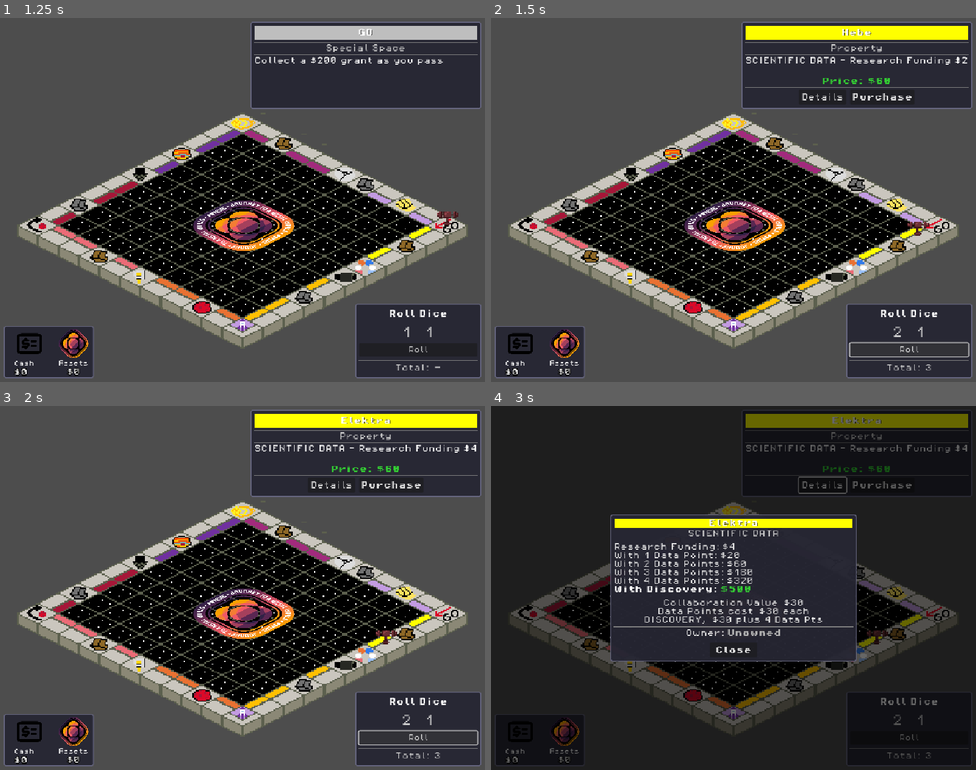
Above: before the commit, frames 1-4 (two rows, left to right).
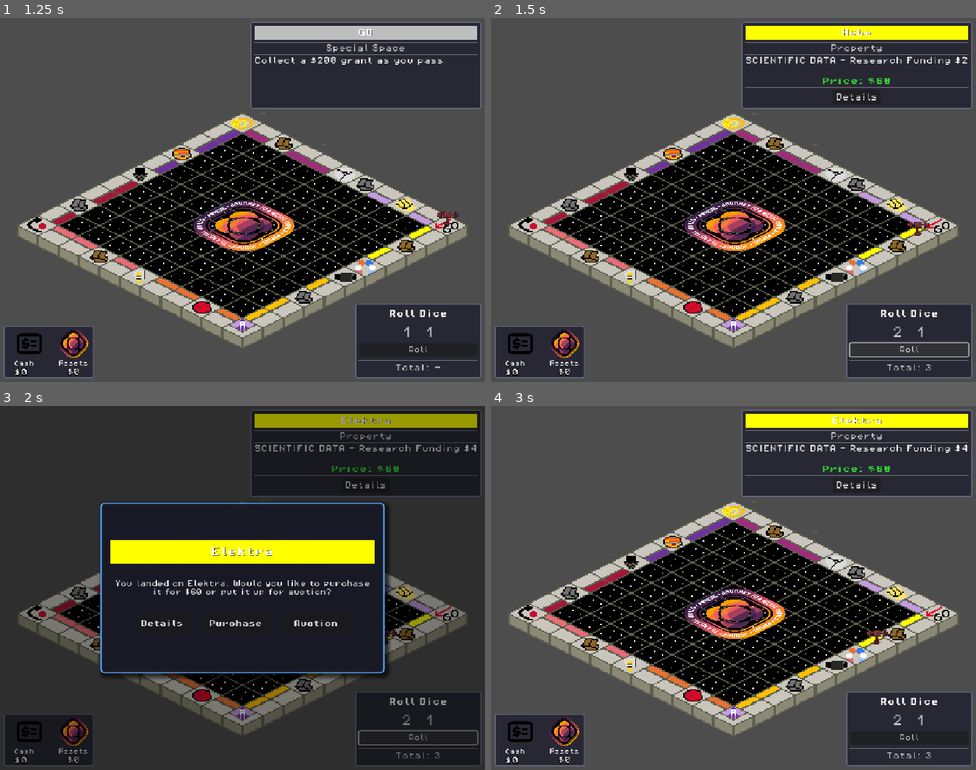
Above: after the commit, the same moments.

Repository: MissionToPsyche-Platinum/platinum_24d_game_psycheopoly-psb
Game: Godot game, scene res://scenes/StartMenu.tscn
Two runs of this game, one before a commit and one after it. Both use one fixed random seed, a clock stepped at 60 frames per second and the inputs below.
Inputs:
- Up to frame 1 (1.25 s): click "Start" at 0.5 s
- Up to frame 2 (1.5 s): click "Roll" at 1.25 s
- Up to frame 3 (2 s): no input
- Up to frame 4 (3 s): click "Details" at 2 s; click "Purchase" at 2.75 s

Frame 1 is identical in both runs. In frame 2, 0.2% of the frame differs, in the area x 64-87%, y 20-23%; in frame 3, 83%; in frame 4, 94%, in the area x 0-100%, y 0-100%.

Commit message:
feat: implement space action popup and integrate with board logic

Diff:
--- /dev/null
+++ b/scenes/SpaceActionPopup.tscn
@@ -0,0 +1,146 @@
+[gd_scene load_steps=5 format=3 uid="uid://bwau46p8j2n3a"]
+
+[ext_resource type="Script" path="res://scripts/ui/space_action_popup.gd" id="1_script"]
+[ext_resource type="FontFile" uid="uid://bsp5euc03804b" path="res://assets/fonts/PixelOperator8.ttf" id="2_font"]
+[ext_resource type="FontFile" uid="uid://owxfk1xj8tvy" path="res://assets/fonts/PixelOperator8-Bold.ttf" id="3_font_bold"]
+
+[sub_resource type="StyleBoxFlat" id="StyleBoxFlat_panel"]
+bg_color = Color(0.1, 0.1, 0.15, 0.98)
+border_width_left = 3
+border_width_top = 3
+border_width_right = 3
+border_width_bottom = 3
+border_color = Color(0.3, 0.6, 0.9, 1)
+corner_radius_top_left = 8
+corner_radius_top_right = 8
+corner_radius_bottom_right = 8
+corner_radius_bottom_left = 8
+shadow_size = 10
+shadow_offset = Vector2(5, 5)
+
+[node name="SpaceActionPopup" type="CanvasLayer"]
+layer = 100
+script = ExtResource("1_script")
+
+[node name="Control" type="Control" parent="."]
+layout_mode = 3
+anchors_preset = 15
+anchor_right = 1.0
+anchor_bottom = 1.0
+grow_horizontal = 2
+grow_vertical = 2
+
+[node name="ColorRect" type="ColorRect" parent="Control"]
+layout_mode = 1
+anchors_preset = 15
+anchor_right = 1.0
+anchor_bottom = 1.0
+grow_horizontal = 2
+grow_vertical = 2
+color = Color(0, 0, 0, 0.4)
+
+[node name="PanelContainer" type="Panel" parent="Control"]
+layout_mode = 1
+anchors_preset = 8
+anchor_left = 0.5
+anchor_top = 0.5
+anchor_right = 0.5
+anchor_bottom = 0.5
+offset_left = -300.0
+offset_top = -180.0
+offset_right = 300.0
+offset_bottom = 180.0
+grow_horizontal = 2
+grow_vertical = 2
+theme_override_styles/panel = SubResource("StyleBoxFlat_panel")
+
+[node name="MarginContainer" type="MarginContainer" parent="Control/PanelContainer"]
+layout_mode = 1
+anchors_preset = 15
+anchor_right = 1.0
+anchor_bottom = 1.0
+grow_horizontal = 2
+grow_vertical = 2
+theme_override_constants/margin_left = 20
+theme_override_constants/margin_top = 20
+theme_override_constants/margin_right = 20
+theme_override_constants/margin_bottom = 20
+
+[node name="VBoxContainer" type="VBoxContainer" parent="Control/PanelContainer/MarginContainer"]
+layout_mode = 2
+theme_override_constants/separation = 15
+alignment = 1
+
+[node name="ColorBar" type="ColorRect" parent="Control/PanelContainer/MarginContainer/VBoxContainer"]
+custom_minimum_size = Vector2(0, 50)
+layout_mode = 2
+color = Color(0.4, 0.7, 1, 1)
+
+[node name="SpaceName" type="Label" parent="Control/PanelContainer/MarginContainer/VBoxContainer/ColorBar"]
+layout_mode = 1
+anchors_preset = 15
+anchor_right = 1.0
+anchor_bottom = 1.0
+grow_horizontal = 2
+grow_vertical = 2
+theme_override_colors/font_shadow_color = Color(0, 0, 0, 0.5)
+theme_override_fonts/font = ExtResource("3_font_bold")
+theme_override_font_sizes/font_size = 20
+text = "Space Name"
+horizontal_alignment = 1
+vertical_alignment = 1
+autowrap_mode = 3
+
+[node name="HSeparator" type="HSeparator" parent="Control/PanelContainer/MarginContainer/VBoxContainer"]
+layout_mode = 2
+
+[node name="ActionDescription" type="Label" parent="Control/PanelContainer/MarginContainer/VBoxContainer"]
+layout_mode = 2
+theme_override_fonts/font = ExtResource("2_font")
+theme_override_font_sizes/font_size = 14
+text = "You landed on this space. What would you like to do?"
+horizontal_alignment = 1
+autowrap_mode = 3
+
+[node name="HSeparator2" type="HSeparator" parent="Control/PanelContainer/MarginContainer/VBoxContainer"]
+layout_mode = 2
+
+[node name="ButtonContainer" type="HBoxContainer" parent="Control/PanelContainer/MarginContainer/VBoxContainer"]
+layout_mode = 2
+theme_override_constants/separation = 20
+alignment = 1
+
+[node name="DetailsButton" type="Button" parent="Control/PanelContainer/MarginContainer/VBoxContainer/ButtonContainer"]
+custom_minimum_size = Vector2(120, 50)
+layout_mode = 2
+theme_override_fonts/font = ExtResource("3_font_bold")
+theme_override_font_sizes/font_size = 14
+text = "Details"
+
+[node name="PurchaseButton" type="Button" parent="Control/PanelContainer/MarginContainer/VBoxContainer/ButtonContainer"]
+custom_minimum_size = Vector2(150, 50)
+layout_mode = 2
+theme_override_fonts/font = ExtResource("3_font_bold")
+theme_override_font_sizes/font_size = 14
+text = "Purchase"
+
+[node name="PayButton" type="Button" parent="Control/PanelContainer/MarginContainer/VBoxContainer/ButtonContainer"]
+custom_minimum_size = Vector2(150, 50)
+layout_mode = 2
+theme_override_fonts/font = ExtResource("3_font_bold")
+theme_override_font_sizes/font_size = 14
+text = "Pay"
+
+[node name="AuctionButton" type="Button" parent="Control/PanelContainer/MarginContainer/VBoxContainer/ButtonContainer"]
+custom_minimum_size = Vector2(150, 50)
+layout_mode = 2
+theme_override_fonts/font = ExtResource("3_font_bold")
+theme_override_font_sizes/font_size = 14
+text = "Auction"
+
+[node name="CloseButton" type="Button" parent="Control/PanelContainer/MarginContainer/VBoxContainer/ButtonContainer"]
+custom_minimum_size = Vector2(150, 50)
+layout_mode = 2
+theme_override_fonts/font = ExtResource("3_font_bold")
+theme_override_font_sizes/font_size = 14
+text = "Close"
--- a/scenes/SpaceInfoPanel.tscn
+++ b/scenes/SpaceInfoPanel.tscn
@@ -122,10 +122,3 @@
 theme_override_fonts/font = ExtResource("2_font")
 theme_override_font_sizes/font_size = 16
 text = "Details"
-
-[node name="PurchaseButton" type="Button" parent="Control/PanelContainer/MarginContainer/VBoxContainer/ButtonContainer"]
-custom_minimum_size = Vector2(100, 32)
-layout_mode = 2
-theme_override_fonts/font = ExtResource("3_font_bold")
-theme_override_font_sizes/font_size = 16
-text = "Purchase"
--- a/scripts/core/board.gd
+++ b/scripts/core/board.gd
@@ -1,4 +1,7 @@
 extends Node2D
+
+# Load core classes
+const SpaceData = preload("res://scripts/core/space_data.gd")
 
 # Reference to the piece
 var piece: Node2D = null
@@ -18,6 +21,10 @@
 # Money HUD reference and scene
 const MoneyHUDScene = preload("res://scenes/MoneyHUD.tscn")
 var money_hud: Control = null
+
+# Space action popup reference and scene
+const SpaceActionPopupScene = preload("res://scenes/SpaceActionPopup.tscn")
+var space_action_popup: CanvasLayer = null
 
 # Mouse interaction state
 var hovered_tile: Vector2i = Vector2i(-1, -1)
@@ -53,9 +60,15 @@
 	# Instantiate the money HUD
 	_setup_money_hud()
 
+	# Instantiate space action popup
+	_setup_space_action_popup()
+
 	# Connect piece's space_changed signal to update the panel (only when no tile selected)
 	if space_info_panel:
 		piece.space_changed.connect(_on_piece_space_changed)
+
+	# Connect piece's movement_finished signal to show action popup
+	piece.movement_finished.connect(_on_piece_movement_finished)
 
 	# Start the piece at position (10, 0) on the board (space 0 - GO)
 	piece.move_to(10, 0)
@@ -95,9 +108,61 @@
 	get_tree().root.call_deferred("add_child", canvas_layer)
 
 
+func _setup_space_action_popup() -> void:
+	space_action_popup = SpaceActionPopupScene.instantiate()
+	get_tree().root.call_deferred("add_child", space_action_popup)
+
+	# Connect signals
+	space_action_popup.purchase_pressed.connect(_on_purchase_pressed)
+	space_action_popup.auction_pressed.connect(_on_auction_pressed)
+	space_action_popup.pay_pressed.connect(_on_pay_pressed)
+	space_action_popup.close_pressed.connect(_on_close_pressed)
+
+
 func _initial_panel_update() -> void:
 	if space_info_panel and piece:
 		space_info_panel.update_space_display(piece.board_space)
+
+
+func _on_piece_movement_finished(space_num: int) -> void:
+	print("Piece finished moving at space: ", space_num)
+
+	# Special handling for "Solar Storm" (Go to Jail/Launch Pad)
+	if space_num == 30:
+		print("Solar Storm! Transporting to Launch Pad...")
+		# Teleport to space 10 (Launch Pad)
+		if piece:
+			piece.teleport_to_space(10)
+		return # The teleport will trigger a new movement_finished signal
+
+	if space_action_popup:
+		space_action_popup.show_actions(space_num)
+
+
+func _on_purchase_pressed(space_num: int) -> void:
+	print("Player wants to purchase space: ", space_num)
+
+
+func _on_auction_pressed(space_num: int) -> void:
+	print("Auction started for space: ", space_num)
+	# TODO: Implement auction system logic
+
+
+func _on_pay_pressed(space_num: int) -> void:
+	print("Player paying for space: ", space_num)
+	var space_info = SpaceData.get_space_info(space_num)
+	var amount = space_info.get("amount", 0)
+
+	if amount > 0:
+		var player_idx = 0 # Assume player 1 for now
+		GameState.players[player_idx].balance -= amount
+		print("Paid $%d for %s" % [amount, space_info.name])
+		# Update HUD
+		GameState.player_money_updated.emit(GameState.players[player_idx])
+
+
+func _on_close_pressed() -> void:
+	print("Player closed the action popup")
 
 
 func _on_piece_space_changed(space_num: int) -> void:
--- a/scripts/core/piece.gd
+++ b/scripts/core/piece.gd
@@ -33,6 +33,20 @@
 	board_space = get_space_from_coords(x, y)
 	update_position()
 	space_changed.emit(board_space)
+
+
+# Move the piece to a specific space number immediately
+func teleport_to_space(space_num: int) -> void:
+	board_space = space_num % 40
+	var new_coords := get_coords_from_space(board_space)
+	board_x = new_coords.x
+	board_y = new_coords.y
+	update_position()
+	space_changed.emit(board_space)
+	# Also emit movement_finished so any landing logic can trigger again if needed
+	# In this case of "Go to Jail", we might want it to NOT trigger again immediately,
+	# or handle it carefully in board.gd.
+	movement_finished.emit(board_space)
 
 
 # Convert (x, y) coordinates to board space number (0-39)
--- /dev/null
+++ b/scripts/ui/space_action_popup.gd
@@ -0,0 +1,133 @@
+extends CanvasLayer
+
+signal purchase_pressed(space_num: int)
+signal auction_pressed(space_num: int)
+signal pay_pressed(space_num: int)
+signal close_pressed()
+
+# Load space data
+const SpaceData = preload("res://scripts/core/space_data.gd")
+const PropertyDetailsPopup = preload("res://scenes/PropertyDetailsPopup.tscn")
+
+# References to UI elements
+@onready var panel_container: Panel = $Control/PanelContainer
+@onready var color_bar: ColorRect = $Control/PanelContainer/MarginContainer/VBoxContainer/ColorBar
+@onready var space_name_label: Label = $Control/PanelContainer/MarginContainer/VBoxContainer/ColorBar/SpaceName
+@onready var action_description: Label = $Control/PanelContainer/MarginContainer/VBoxContainer/ActionDescription
+@onready var details_button: Button = $Control/PanelContainer/MarginContainer/VBoxContainer/ButtonContainer/DetailsButton
+@onready var purchase_button: Button = $Control/PanelContainer/MarginContainer/VBoxContainer/ButtonContainer/PurchaseButton
+@onready var pay_button: Button = $Control/PanelContainer/MarginContainer/VBoxContainer/ButtonContainer/PayButton
+@onready var auction_button: Button = $Control/PanelContainer/MarginContainer/VBoxContainer/ButtonContainer/AuctionButton
+@onready var close_button: Button = $Control/PanelContainer/MarginContainer/VBoxContainer/ButtonContainer/CloseButton
+
+var current_space_num: int = -1
+
+# Popup instance
+var _details_popup: CanvasLayer = null
+
+func _ready() -> void:
+    # Initially hidden
+    hide_popup()
+
+    # Connect signals
+    details_button.pressed.connect(_on_details_pressed)
+    purchase_button.pressed.connect(_on_purchase_pressed)
+    pay_button.pressed.connect(_on_pay_pressed)
+    auction_button.pressed.connect(_on_auction_pressed)
+    close_button.pressed.connect(_on_close_pressed)
+
+func show_actions(space_num: int) -> void:
+    current_space_num = space_num
+    var space_info = SpaceData.get_space_info(space_num)
+
+    space_name_label.text = space_info.name
+
+    # Set color bar color
+    if space_info.has("color"):
+        color_bar.color = space_info.color
+        color_bar.visible = true
+    else:
+        color_bar.visible = false
+
+    # Determine what actions are available
+    var can_purchase = false
+    var can_auction = false
+    var can_pay = false
+    var has_details = false
+    var description = ""
+
+    match space_info.type:
+        "property", "instrument", "planet":
+            has_details = true
+            # Check if already owned in GameState
+            var property = GameState.board[space_num]
+            if property is Ownable and not property._is_owned:
+                can_auction = true
+                if space_info.has("price"):
+                    var price = space_info.price
+                    var player_idx = 0 # TODO: Get current player from GameState
+                    if GameState.players[player_idx].balance >= price:
+                        can_purchase = true
+                        description = "You landed on %s. Would you like to purchase it for $%d or put it up for auction?" % [space_info.name, price]
+                    else:
+                        can_purchase = false
+                        description = "You landed on %s. It costs $%d, but you only have $%d. It must be auctioned." % [space_info.name, price, GameState.players[player_idx].balance]
+                else:
+                    description = "You landed on %s." % space_info.name
+            elif property is Ownable and property._is_owned:
+                description = "You landed on %s. It is owned by Player %d." % [space_info.name, property._player_owner + 1]
+            else:
+                description = "You landed on %s." % space_info.name
+        "cost":
+            description = "You must pay $%d." % space_info.get("amount", 0)
+            can_pay = true
+        "card":
+            description = "Draw a card!"
+        "corner":
+            description = "Welcome to %s." % space_info.name
+        _:
+            description = "You landed on space %d." % space_num
+
+    action_description.text = description
+    purchase_button.visible = can_purchase
+    pay_button.visible = can_pay
+    auction_button.visible = can_auction
+    details_button.visible = has_details
+    close_button.visible = not can_auction and not can_pay # Show Close only if no other mandatory action
+
+    # Show the UI
+    self.visible = true
+
+func hide_popup() -> void:
+    self.visible = false
+
+func _on_details_pressed() -> void:
+    # Create popup if it doesn't exist
+    if _details_popup == null:
+        _details_popup = PropertyDetailsPopup.instantiate()
+        # CanvasLayers must be added to the SceneTree directly
+        get_tree().root.add_child(_details_popup)
+
+    # Show the popup with current space details
+    var property = GameState.board[current_space_num]
+    var owner_str = "Unowned"
+    if property is Ownable and property._is_owned:
+        owner_str = "Player %d" % (property._player_owner + 1)
+
+    _details_popup.show_space_details(current_space_num, owner_str)
+
+func _on_purchase_pressed() -> void:
+    purchase_pressed.emit(current_space_num)
+    hide_popup()
+
+func _on_pay_pressed() -> void:
+    pay_pressed.emit(current_space_num)
+    hide_popup()
+
+func _on_auction_pressed() -> void:
+    auction_pressed.emit(current_space_num)
+    hide_popup()
+
+func _on_close_pressed() -> void:
+    close_pressed.emit()
+    hide_popup()
--- a/scripts/ui/space_info_panel.gd
+++ b/scripts/ui/space_info_panel.gd
@@ -12,7 +12,6 @@
 @onready var price_label: Label = $Control/PanelContainer/MarginContainer/VBoxContainer/PriceLabel
 @onready var color_bar: ColorRect = $Control/PanelContainer/MarginContainer/VBoxContainer/ColorBar
 @onready var details_button: Button = $Control/PanelContainer/MarginContainer/VBoxContainer/ButtonContainer/DetailsButton
-@onready var purchase_button: Button = $Control/PanelContainer/MarginContainer/VBoxContainer/ButtonContainer/PurchaseButton
 
 # Current space being displayed
 var current_space: int = 0
@@ -22,12 +21,8 @@
 
 
 func _ready() -> void:
-	# Initially hide purchase button
-	purchase_button.visible = false
-
 	# Connect button signals
 	details_button.pressed.connect(_on_details_pressed)
-	purchase_button.pressed.connect(_on_purchase_pressed)
 
 	# Update display with initial space
 	update_space_display(0)
@@ -48,7 +43,6 @@
 		description_label.text = ""
 		price_label.text = ""
 		color_bar.visible = false
-		purchase_button.visible = false
 		return
 
 	# Set space name
@@ -74,20 +68,17 @@
 	# Set description
 	description_label.text = space_info.description if space_info.has("description") else ""
 
-	# Set price and purchase button visibility
+	# Set price display
 	if space_info.has("price"):
+		# Show price but no purchase button here
 		price_label.text = "Price: $" + str(space_info.price)
 		price_label.visible = true
-		purchase_button.visible = true
-		purchase_button.disabled = false  # TODO: Check if player can afford and doesn't own it
 	elif space_info.has("amount"):  # For cost spaces
 		price_label.text = "Amount: $" + str(space_info.amount)
 		price_label.visible = true
-		purchase_button.visible = false
 	else:
 		price_label.text = ""
 		price_label.visible = false
-		purchase_button.visible = false
 
 	# Show details button only for properties (property, instrument, planet)
 	var has_details: bool = space_info.type in ["property", "instrument", "planet"]
@@ -113,17 +104,3 @@
 	# Show the popup with current space details
 	print("Showing details for space: ", current_space)
 	_details_popup.show_space_details(current_space, "Unowned")  # TODO: Get actual owner
-
-
-# Called when the Purchase button is pressed
-func _on_purchase_pressed() -> void:
-	print("Purchase button pressed for space ", current_space)
-	var space_info = SpaceData.get_space_info(current_space)
-	if space_info.has("price"):
-		print("Attempting to purchase ", space_info.name, " for $", space_info.price)
-		# TODO: Implement purchase logic
-		# - Check if player has enough money
-		# - Check if property is already owned
-		# - Deduct money from player
-		# - Add property to player's owned properties
-		# - Update UI to show property is owned
Not shown, added: scripts/ui/space_action_popup.gd.uid
